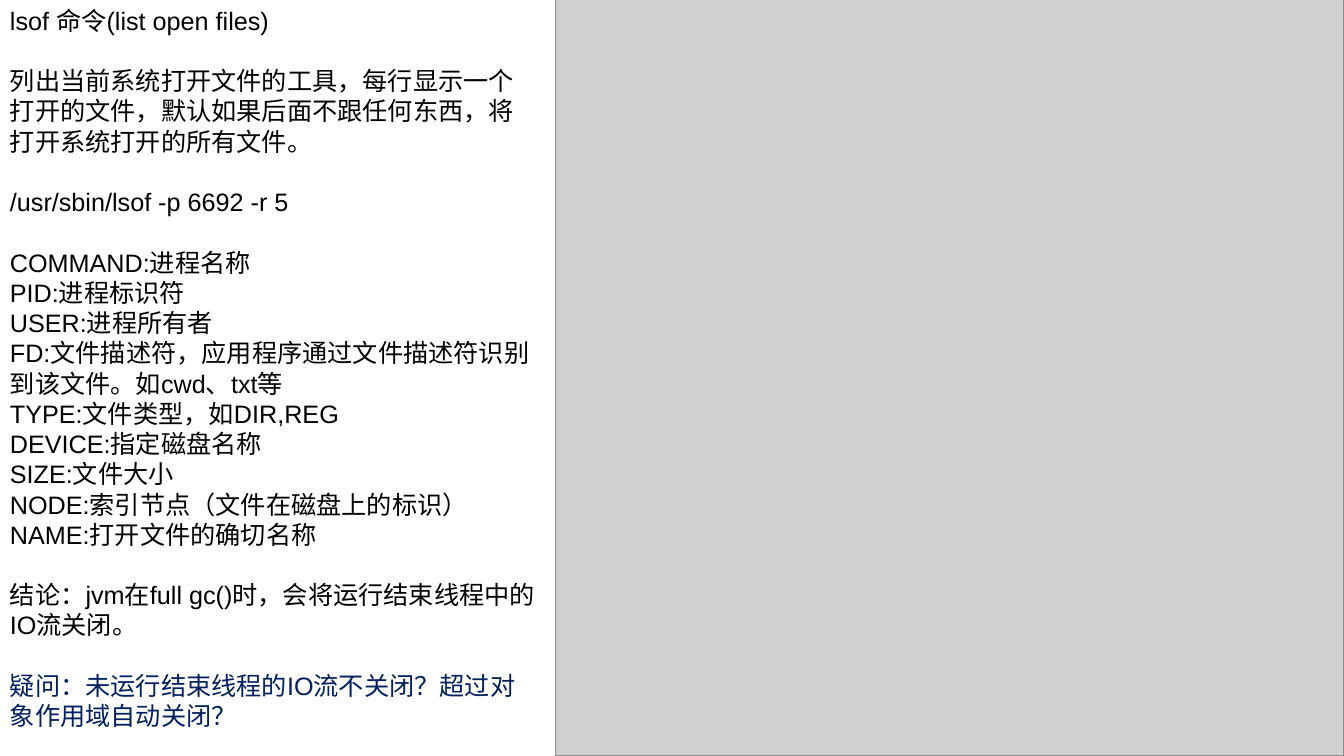
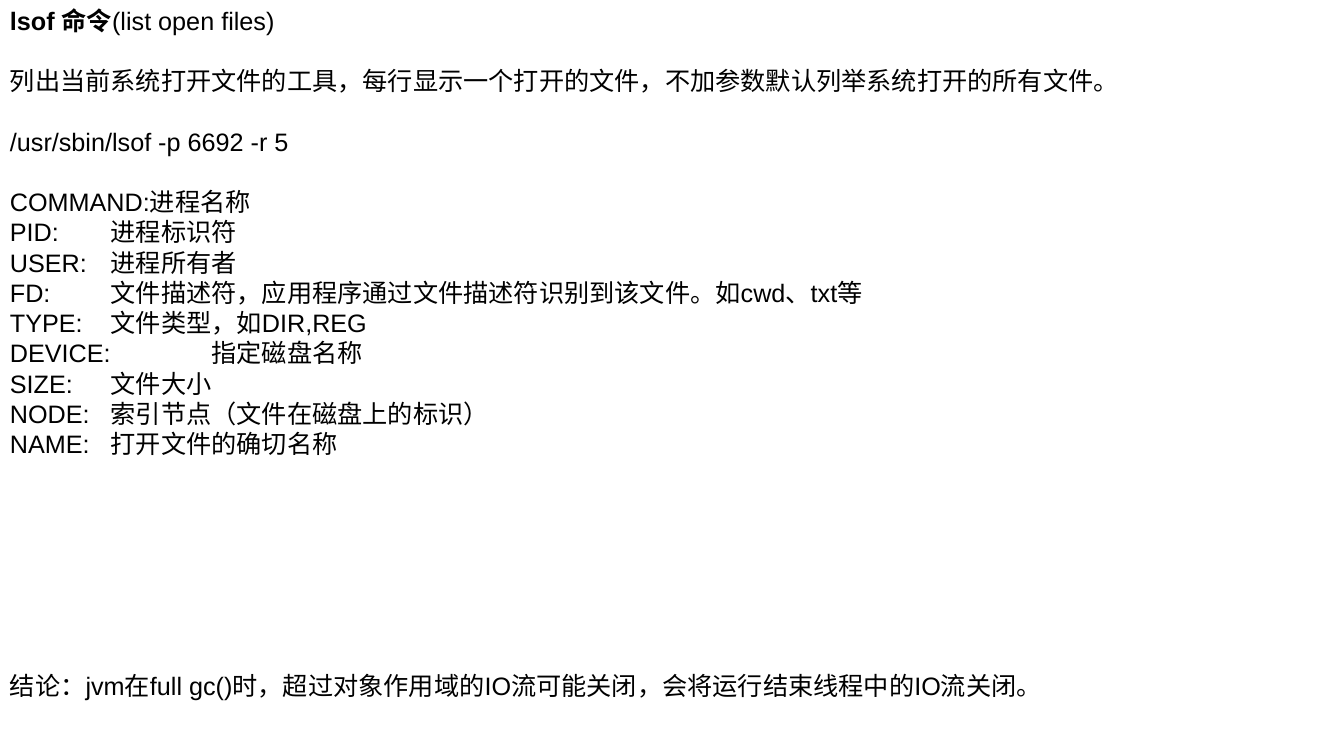
Before and after one commit to zhangyd3739/gitPath, a slide deck: slide 6 of Netty入门指南.pptx. Drawn at 1344x756 pixels with LibreOffice and Linux fonts; fonts in the diff are those of the drawing; grey boxes stand for pictures. Boxes give left, top, right and bottom in pixels: in the first picture for what was removed or moved away, otherwise in the second. Text is boxed around its words. In the diff, an @@ line names an element or a change of style, - is before the commit and + after.

```diff
--- a/Netty入门指南.pptx
+++ b/Netty入门指南.pptx
@@ text at <box>10,8,274,36</box>: bold on in "lsof 命令(list" @@
@@ picture removed at <box>556,0,1344,756</box> @@
@@ text at <box>10,68,1119,93</box>: text changed @@
-列出当前系统打开文件的工具，每行显示一个打开的文件，默认如果后面不跟任何东西，将打开系统打开的所有文件。
+列出当前系统打开文件的工具，每行显示一个打开的文件，不加参数默认列举系统打开的所有文件。
@@ text at <box>10,219,1042,701</box>: text changed @@
-PID:进程标识符
-USER:进程所有者
-FD:文件描述符，应用程序通过文件描述符识别到该文件。如cwd、txt等
-TYPE:文件类型，如DIR,REG
-DEVICE:指定磁盘名称
-SIZE:文件大小
-NODE:索引节点（文件在磁盘上的标识）
-NAME:打开文件的确切名称
-结论：jvm在full gc()时，会将运行结束线程中的IO流关闭。
-疑问：未运行结束线程的IO流不关闭？超过对象作用域自动关闭？
+PID: 进程标识符
+USER: 进程所有者
+FD: 文件描述符，应用程序通过文件描述符识别到该文件。如cwd、txt等
+TYPE: 文件类型，如DIR,REG
+DEVICE: 指定磁盘名称
+SIZE: 文件大小
+NODE: 索引节点（文件在磁盘上的标识）
+NAME: 打开文件的确切名称
+结论：jvm在full gc()时，超过对象作用域的IO流可能关闭，会将运行结束线程中的IO流关闭。
```
Also in this commit, not shown: 2 other slides changed, 5 slides added, 2 slides removed, 11 other files.
